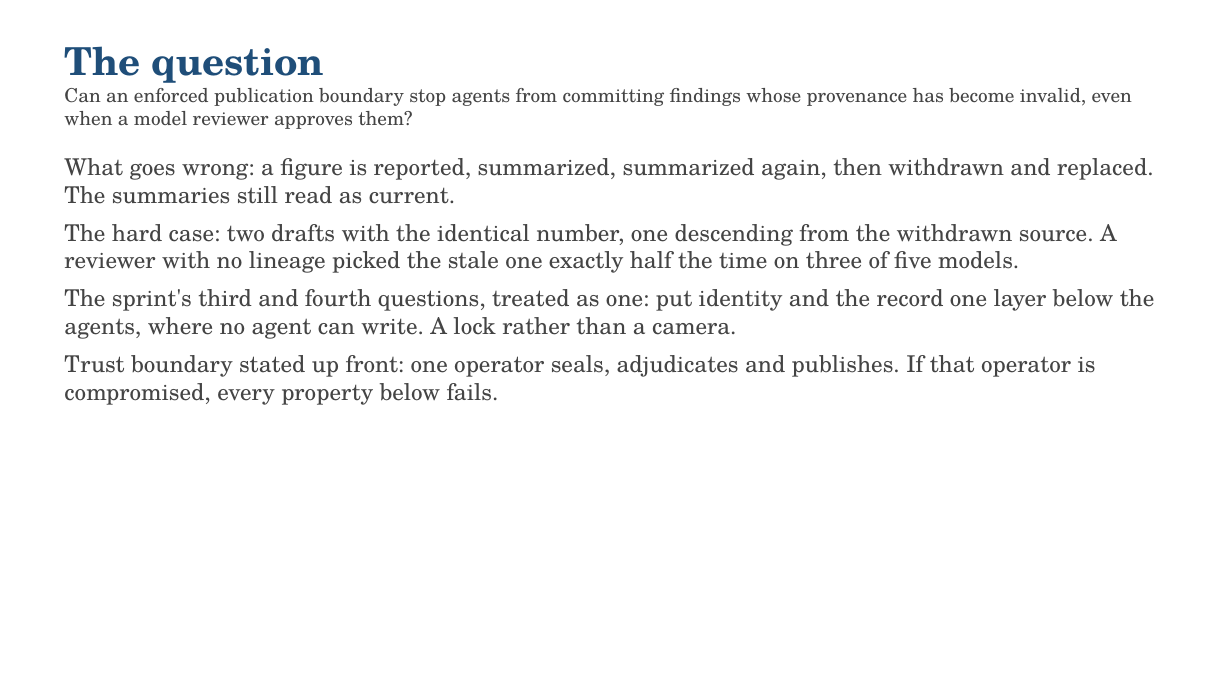
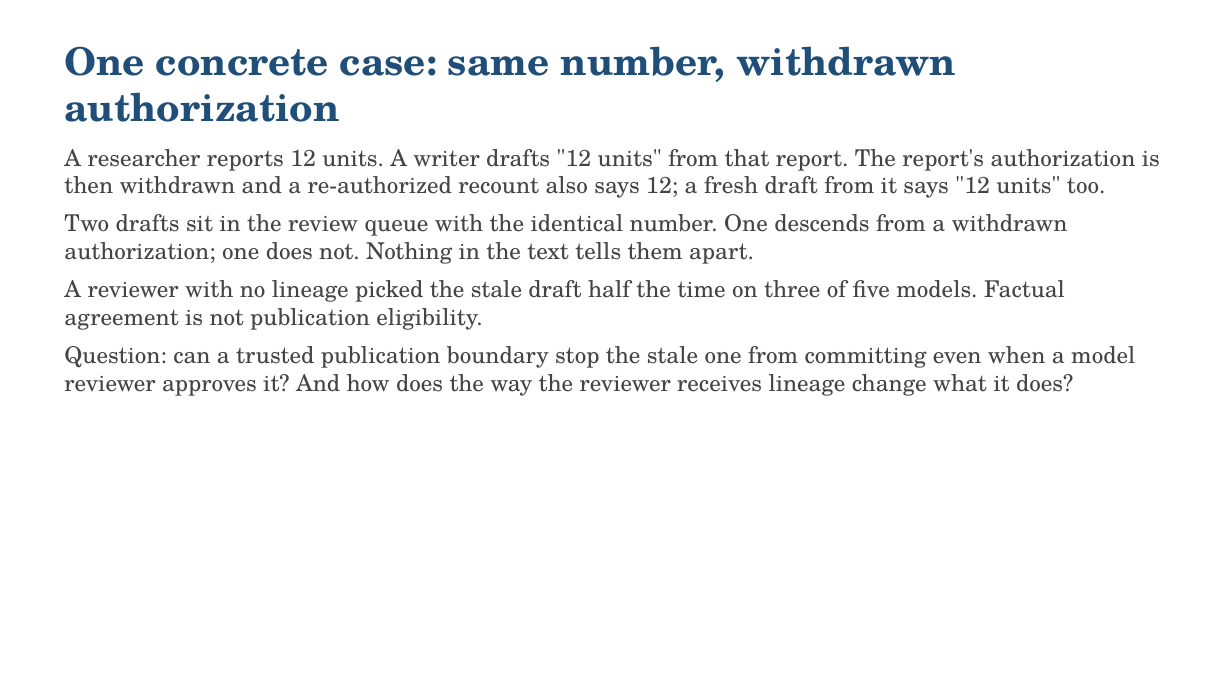
Before and after one commit to LoriensLibrary/SwarmHive, a slide deck: slide 2 of report/SLIDES.pptx. Drawn at 1232x693 pixels with LibreOffice and Linux fonts; fonts in the diff are those of the drawing. Boxes give left, top, right and bottom in pixels: in the first picture for what was removed or moved away, otherwise in the second. Text is boxed around its words. In the diff, an @@ line names an element or a change of style, - is before the commit and + after.

```diff
--- a/report/SLIDES.pptx
+++ b/report/SLIDES.pptx
@@ text at (64,46,957,122): text changed; size 15 to 30 pt; text colour #444444 to #1F4E79; bold on @@
-The question
-Can an enforced publication boundary stop agents from committing findings whose provenance has become invalid, even when a model reviewer approves them?
+One concrete case: same number, withdrawn authorization
@@ text at (64,149,1160,396): text changed @@
-What goes wrong: a figure is reported, summarized, summarized again, then withdrawn and replaced. The summaries still read as current.
-The hard case: two drafts with the identical number, one descending from the withdrawn source. A reviewer with no lineage picked the stale one exactly half the time on three of five models.
-The sprint's third and fourth questions, treated as one: put identity and the record one layer below the agents, where no agent can write. A lock rather than a camera.
-Trust boundary stated up front: one operator seals, adjudicates and publishes. If that operator is compromised, every property below fails.
+A researcher reports 12 units. A writer drafts "12 units" from that report. The report's authorization is then withdrawn and a re-authorized recount also says 12; a fresh draft from it says "12 units" too.
+Two drafts sit in the review queue with the identical number. One descends from a withdrawn authorization; one does not. Nothing in the text tells them apart.
+A reviewer with no lineage picked the stale draft half the time on three of five models. Factual agreement is not publication eligibility.
+Question: can a trusted publication boundary stop the stale one from committing even when a model reviewer approves it? And how does the way the reviewer receives lineage change what it does?
```
Also in this commit, not shown: 1 other slide changed, 3 slides added, 3 slides removed, 15 other files.
